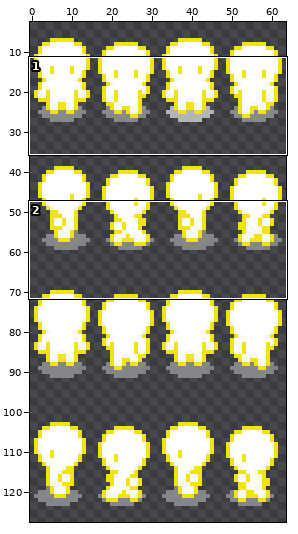
One commit to this sprite sheet: assets/sprites/NPC_GodOfLight.png. Above: a wide view before the commit, with the close-up outlined.
Close-up. The starting point:
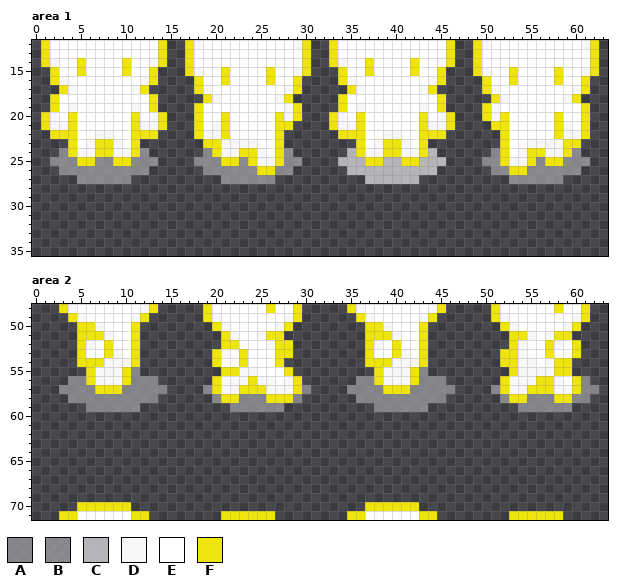
The file is 64x128 pixels. Pixels under 10% opacity are left out. Shown: area 1: x 0..63, y 12..35; area 2: x 0..63, y 48..71. The wide view leaves out empty margins. The commit also changed other parts of the picture, which this record leaves out.
Palette (. is transparent): A #97989cc8  B #afb0b3a4  C #c6c6c9de  D #f7f7f7  E #ffffff  F #efe50a
Pixels before, area 1, first column x 1:
12 FEEEEEEEEEEEEF..FDEEEEEEEEEEDF..FEEEEEEEEEEEEF..FDEEEEEEEEEEDF
13 FEEEEEEEEEEEEF..FEEEEEEEEEEEEF..FEEEEEEEEEEEEF..FEEEEEEEEEEEEF
14 FDEEFEEEEFEEDF..FEEEEEEEEEEEEF..FDEEFEEEEFEEDF..FEEEEEEEEEEEEF
15 .FEEFEEEEFEEF...FDEEFEEEEFEEDF...FEEFEEEEFEEF...FDEEFEEEEFEEDF
16 .FDEEEEEEEEDF....FEEFEEEEFEEF....FDEEEEEEEEDF....FEEFEEEEFEEF.
17 ..FDEEEEEEDF.....FDEEEEEEEEDF.....FDEEEEEEDF.....FDEEEEEEEEDF.
18 .FEEEEEEEEEEF.....FDEEEEEEDF.....FEEEEEEEEEEF.....FDEEEEEEDF..
19 .FEDEEEEEEDEF....FEEEEEEEEEDF....FEDEEEEEEDEF....FDEEEEEEEEEF.
20 FDEFEEEEEEFEDF...FEEFEEEEEFDF...FDEFEEEEEEFEDF...FDFEEEEEFEEF.
21 FDDFEEEEEEFDDF...FEDFEEEEEFF....FDDFEEEEEEFDDF....FFEEEEEFDEF.
22 .FFFEEDDEEFFF....FDDFEEEEEF......FFFEEDDEEFFF......FEEEEEFDDF.
23 ...FEDFFDEF.......FFDDDDEEF........FEDFFDEF........FEEDDDDFF..
24 ..BFDDFFDDFB......BFDDFFDEFB......CFDDFFDDFC......BFEDFFDDFB..
25 .BBBFFBBFFBBB....BBBFFBFDDFBB....CCCFFCCFFCCC....BBFDDFBFFBBB.
26 ..BBBBBBBBBB......BBBBBBFFBB......CCCCCCCCCC......BBFFBBBBBB..
27 ....BBBBBB..........BBBBBB..........CCCCCC..........BBBBBB....
Pixels before, area 2, first column x 3:
48 FDEEEEEEEDF.....FEEEEEEFEEF.....FDEEEEEEEDF.....FEEEEEEFEEF.
49 .FDEEEEEDF......FDEEEEEEEDF......FDEEEEEDF......FDEEEEEEEDF.
50 ..FFDEEEF........FDEEEEEDF........FFDEEEF........FDEEEEEDF..
51 ..FFFDEEF.........FDEEDFF.........FFFDEEF.........FFDEDFF...
52 ..FDEFEEF.........FFEEEDFF........FDEFEEF.........FDEEFDEF..
53 ..FEEFDEF........FDEFEEEFF........FEEFDEF........FFDEEFEEF..
54 ..FFFDDDF........FEEFEEEF.........FFFDDDF........FFDDEDFF...
55 ...FDDDFA.........FFDDEEEF.........FDDDFA.........FDDDDFF...
56 .AAFDDDFAAA......FDDDFDDEDF......AAFDDDFAAA......FDDDFFDEFA.
57 AAAAFFFAAAAA....AFDDFFFDDDFA....AAAAFFFAAAAA....AFDDFFFDDFAA
58 .AAAAAAAAAA......AFFAAAFFFA......AAAAAAAAAA......AFFAAAFFAA.
59 ...AAAAAA..........AAAAAA..........AAAAAA..........AAAAAA...
60 ............................................................
61 ............................................................
62 ............................................................
63 ............................................................
64 ............................................................
65 ............................................................
66 ............................................................
67 ............................................................
68 ............................................................
69 ............................................................
70 ..FFFFFF..........................FFFFFF....................
71 FFEEEEEEFF........FFFFFF........FFEEEEEEFF........FFFFFF....
After the commit:
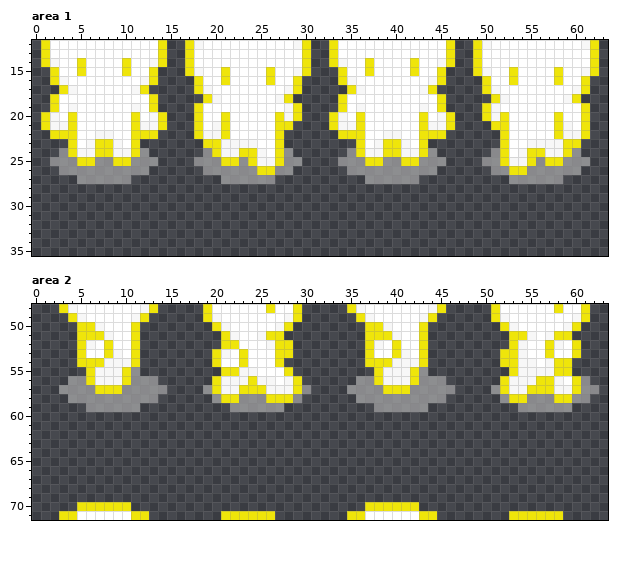
From old to new:
{"colour":"A","old":"#97989cc8","new":"#b9b9b99e"}
{"where": "area 1"}
{"y":24,"x":3,"old":"B","new":"A"}
{"y":24,"x":12,"old":"B","new":"A"}
{"y":24,"x":19,"old":"B","new":"A"}
{"y":24,"x":28,"old":"B","new":"A"}
{"y":24,"x":35,"old":"C","new":"A"}
{"y":24,"x":44,"old":"C","new":"A"}
{"y":24,"x":51,"old":"B","new":"A"}
{"y":24,"x":60,"old":"B","new":"A"}
{"y":25,"x":2,"old":"BBB","new":"AAA"}
{"y":25,"x":7,"old":"BB","new":"AA"}
{"y":25,"x":11,"old":"BBB","new":"AAA"}
{"y":25,"x":18,"old":"BBB","new":"AAA"}
{"y":25,"x":23,"old":"B","new":"A"}
{"y":25,"x":28,"old":"BB","new":"AA"}
{"y":25,"x":34,"old":"CCC","new":"AAA"}
{"y":25,"x":39,"old":"CC","new":"AA"}
{"y":25,"x":43,"old":"CCC","new":"AAA"}
{"y":25,"x":50,"old":"BB","new":"AA"}
{"y":25,"x":56,"old":"B","new":"A"}
{"y":25,"x":59,"old":"BBB","new":"AAA"}
{"y":26,"x":3,"old":"BBBBBBBBBB","new":"AAAAAAAAAA"}
{"y":26,"x":19,"old":"BBBBBB","new":"AAAAAA"}
{"y":26,"x":27,"old":"BB","new":"AA"}
{"y":26,"x":35,"old":"CCCCCCCCCC","new":"AAAAAAAAAA"}
{"y":26,"x":51,"old":"BB","new":"AA"}
{"y":26,"x":55,"old":"BBBBBB","new":"AAAAAA"}
{"y":27,"x":5,"old":"BBBBBB","new":"AAAAAA"}
{"y":27,"x":21,"old":"BBBBBB","new":"AAAAAA"}
{"y":27,"x":37,"old":"CCCCCC","new":"AAAAAA"}
{"y":27,"x":53,"old":"BBBBBB","new":"AAAAAA"}
{"label":"changed","picture_box":[50,148,158,184]}
{"label":"changed","picture_box":[194,148,302,184]}
{"label":"changed","picture_box":[338,148,590,184]}
{"label":"changed","picture_box":[59,367,167,412]}
{"label":"changed","picture_box":[203,367,455,412]}
{"label":"changed","picture_box":[491,376,599,412]}
